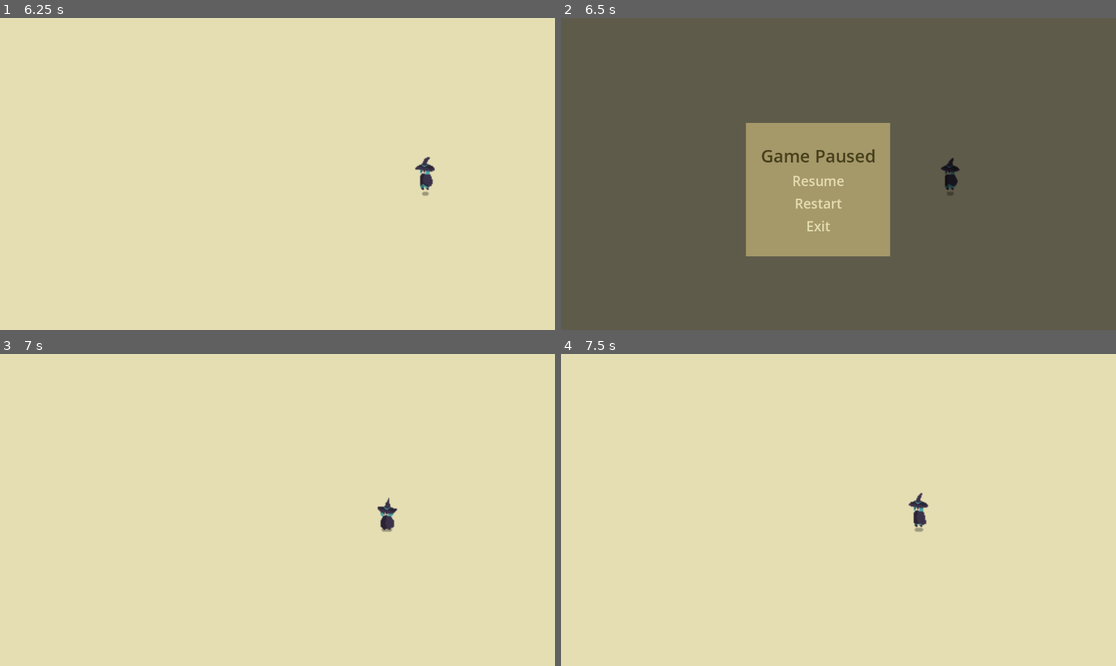
Above: before the commit, frames 1-4 (two rows, left to right).
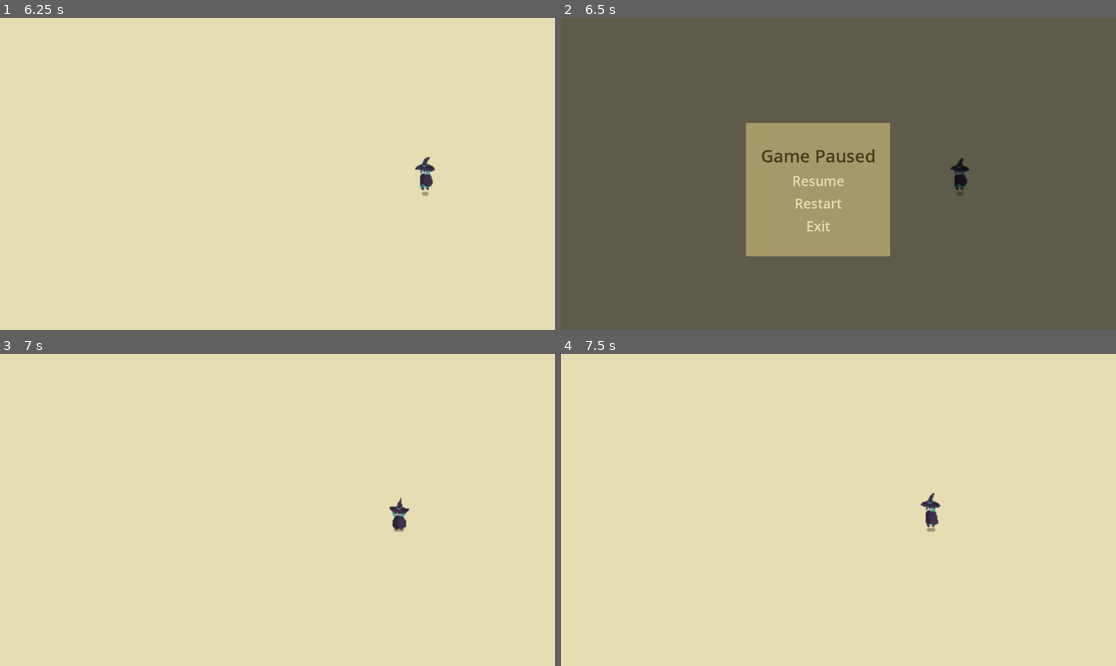
Above: after the commit, the same moments.

Repository: AnthonyDrow21/PSGameJam2024-2
Game: Godot game, scene res://Menus/MainMenu.tscn
Two runs of this game, one before a commit and one after it. Both use one fixed random seed, a clock stepped at 60 frames per second and the inputs below.
Inputs:
- Up to frame 1 (6.25 s): click "Start" at 0.5 s; click "Start" at 1.25 s; click "Options" at 2 s; hold Right (ui_right) 2.78-3.53 s; hold Down (ui_down) 3.53-4.28 s; hold Right (ui_right) 4.28-5.03 s; hold Up (ui_up) 5.03-5.78 s; hold Left (ui_left) from 5.78 s (still down)
- Up to frame 2 (6.5 s): keep holding Left (ui_left); tap Escape (ui_cancel) at 6.4 s
- Up to frame 3 (7 s): release Left (ui_left) at 6.5 s; click "Restart" at 6.5 s
- Up to frame 4 (7.5 s): hold Left (ui_left) from 7.28 s (still down)

Frame 1 is identical in both runs. In frame 2, 0.3% of the frame differs, in the area x 68-74%, y 44-57%; in frame 3, 0.4%; in frame 4, 0.4%, in the area x 62-69%, y 44-58%.

Commit message:
Implement pause for game elements
Pause menu will now pause game tree (except for pause menu elements, so they are still interactable).

Diff:
--- a/Menus/PauseMenu.gd
+++ b/Menus/PauseMenu.gd
@@ -28,4 +28,5 @@
 
 func _on_exit_button_pressed():
 	# reset back to main menu
+	emit_signal("toggle_pause", false)
 	get_tree().change_scene_to_file("res://Menus/MainMenu.tscn")
--- a/Menus/PauseMenu.tscn
+++ b/Menus/PauseMenu.tscn
@@ -22,6 +22,7 @@
 script = ExtResource("1_eavh5")
 
 [node name="ColorRect" type="ColorRect" parent="."]
+process_mode = 3
 layout_mode = 1
 anchors_preset = 15
 anchor_right = 1.0
--- a/World.gd
+++ b/World.gd
@@ -17,6 +17,8 @@
 
 func on_pause_toggled(is_paused):
 	paused = is_paused
+	get_tree().paused = paused
+	print(paused)
 
 func on_restart():
 	print("UNIMPLEMNTED: User requested game restart")
Not shown: 1 places in World.tscn that only renumber resources
